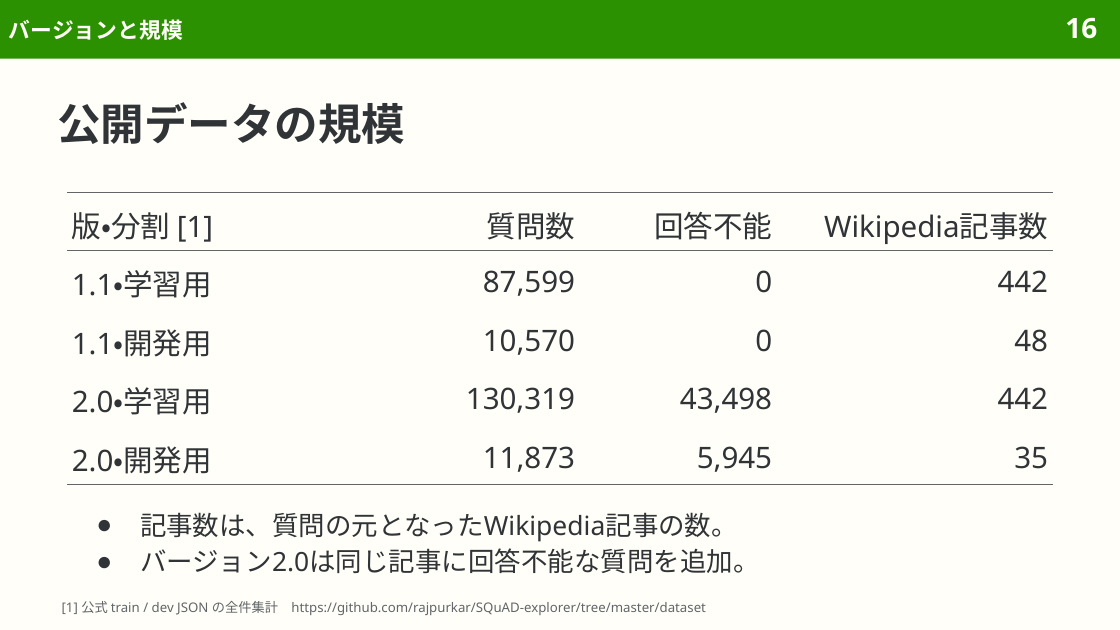
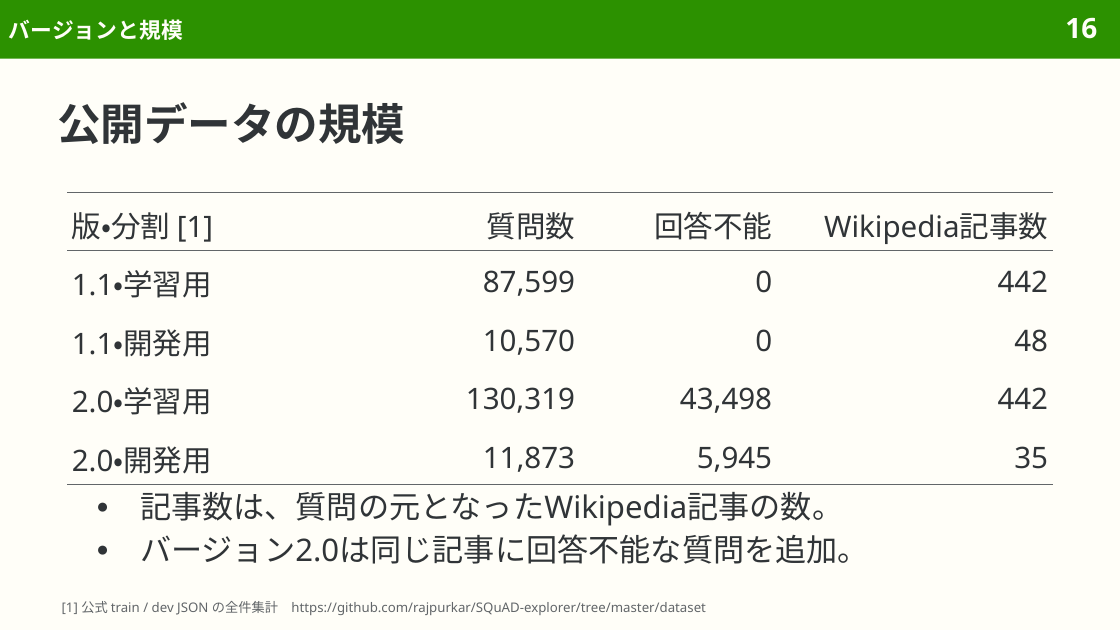
Before and after one commit to sasakiy84/datasets-in-10-minutes, a slide deck: slide 16 of slides/datasets-in-10-minutes-squad.pptx. Drawn at 1120x630 pixels with LibreOffice and Linux fonts; fonts in the diff are those of the drawing. Boxes give left, top, right and bottom in pixels: in the first picture for what was removed or moved away, otherwise in the second. Text is boxed around its words. In the diff, an @@ line names an element or a change of style, - is before the commit and + after.

Commit message:
Refine slide bullets, further reading, and SQuAD layout

```diff
--- a/slides/datasets-in-10-minutes-squad.pptx
+++ b/slides/datasets-in-10-minutes-squad.pptx
@@ text "記事数は、質問の元となったWikipedia記事の数。": place and size @@
-text "記事数は、質問の元となったWikipedia記事の数。" at box(140, 512, 760, 573)
+text "記事数は、質問の元となったWikipedia記事の数。" at box(140, 492, 869, 564)
@@ text "記事数は、質問の元となったWikipedia記事の数。" at box(140, 492, 869, 564): size 17 to 20 pt @@
```
Also in this commit, not shown: 47 other slides changed, 10 other files.
